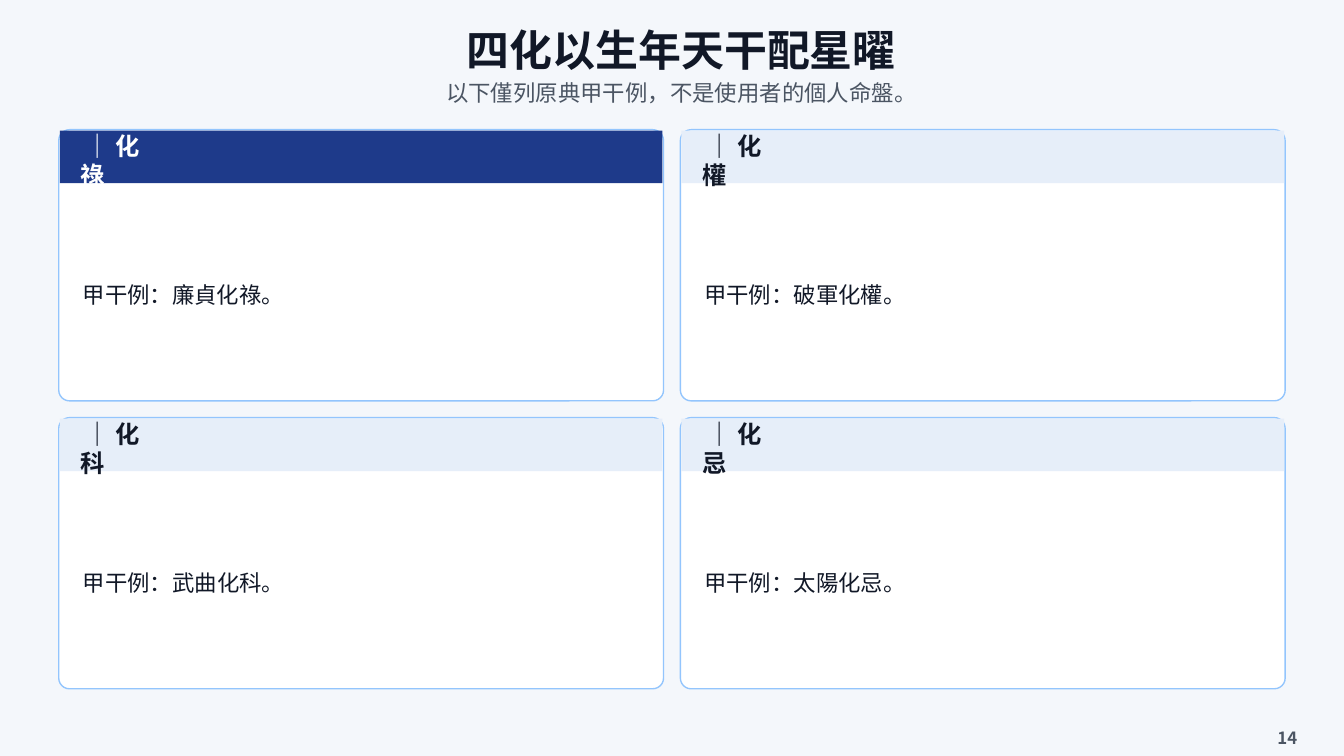
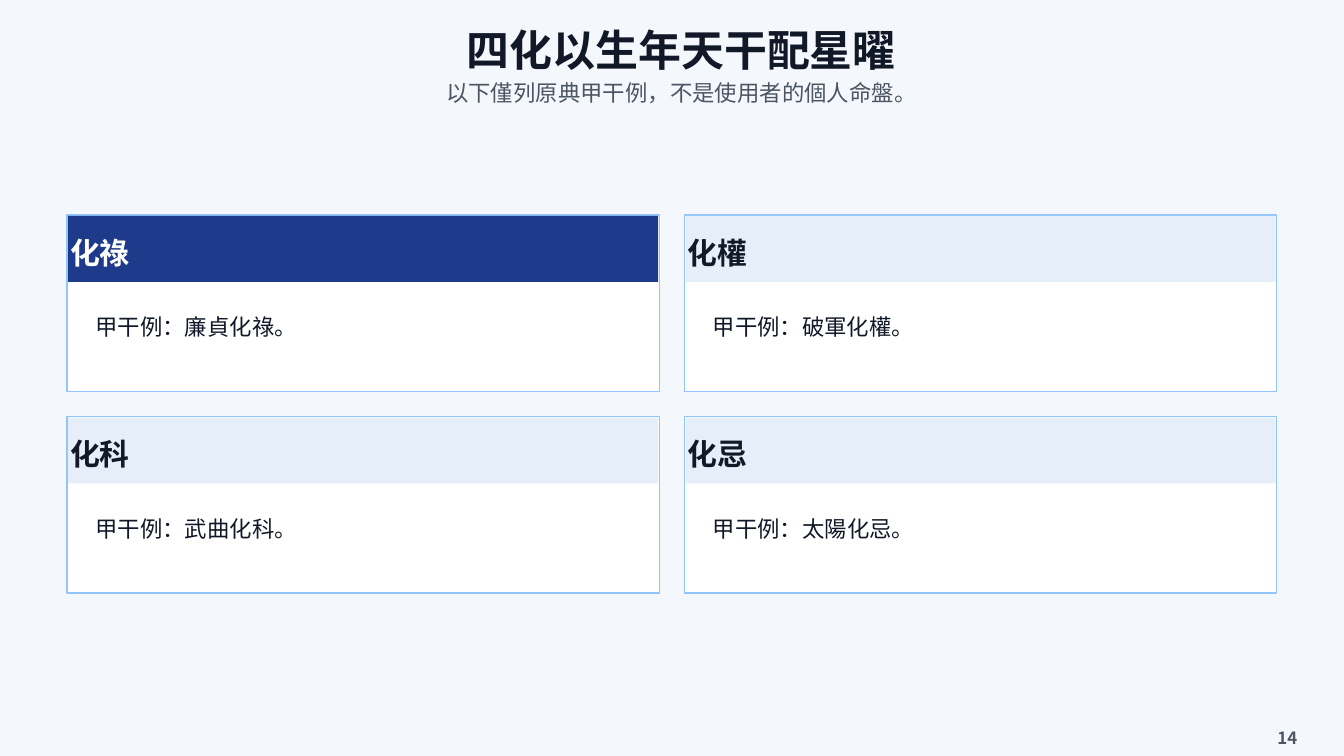
Before and after one commit to estrella123456789/S, a slide deck: slide 15 of exports/ziwei-reading.pptx. Drawn at 1344x756 pixels with LibreOffice and Linux fonts; fonts in the diff are those of the drawing; background and template pictures are left out. Boxes give left, top, right and bottom in pixels: in the first picture for what was removed or moved away, otherwise in the second. Text is boxed around its words. In the diff, an @@ line names an element or a change of style, - is before the commit and + after.

Commit message:
Adapt short slide content and repair responsive studio layout

```diff
--- a/exports/ziwei-reading.pptx
+++ b/exports/ziwei-reading.pptx
@@ rectangle: place and size @@
-rectangle at (59, 129, 664, 401)
+rectangle at (67, 215, 660, 391)
@@ rectangle: place and size @@
-rectangle at (60, 130, 663, 183)
+rectangle at (69, 216, 659, 282)
@@ text at (70, 238, 130, 267): text changed; size 13 to 16 pt @@
-｜ 化祿
+化祿
@@ rectangle: place and size @@
-rectangle at (680, 129, 1285, 401)
+rectangle at (684, 215, 1277, 391)
@@ rectangle: place and size @@
-rectangle at (681, 130, 1284, 183)
+rectangle at (685, 216, 1275, 282)
@@ text at (687, 238, 747, 267): text changed; size 13 to 16 pt @@
-｜ 化權
+化權
@@ text "甲干例：廉貞化祿。": place and size @@
-text "甲干例：廉貞化祿。" at (83, 284, 285, 305)
+text "甲干例：廉貞化祿。" at (95, 316, 297, 337)
@@ text "甲干例：破軍化權。": place and size @@
-text "甲干例：破軍化權。" at (704, 284, 906, 305)
+text "甲干例：破軍化權。" at (713, 316, 915, 337)
@@ rectangle: place and size @@
-rectangle at (59, 418, 664, 689)
+rectangle at (67, 417, 660, 593)
@@ rectangle: place and size @@
-rectangle at (60, 419, 663, 472)
+rectangle at (69, 418, 659, 484)
@@ rounded rectangle to rectangle in 4 elements at (684, 215, 1277, 391), (67, 215, 660, 391), (67, 417, 660, 593), (684, 417, 1277, 593) @@
@@ rectangle: place and size @@
-rectangle at (680, 418, 1285, 689)
+rectangle at (684, 417, 1277, 593)
@@ rectangle: place and size @@
-rectangle at (681, 419, 1284, 472)
+rectangle at (685, 418, 1275, 484)
@@ text at (70, 439, 130, 468): text changed; size 13 to 16 pt @@
-｜ 化科
+化科
@@ text at (687, 439, 747, 468): text changed; size 13 to 16 pt @@
-｜ 化忌
+化忌
@@ text "甲干例：武曲化科。": place and size @@
-text "甲干例：武曲化科。" at (83, 572, 285, 593)
+text "甲干例：武曲化科。" at (95, 518, 297, 539)
@@ text "甲干例：太陽化忌。": place and size @@
-text "甲干例：太陽化忌。" at (704, 572, 906, 593)
+text "甲干例：太陽化忌。" at (713, 518, 915, 539)
```
Also in this commit, not shown: 18 other slides changed, 10 other files.
